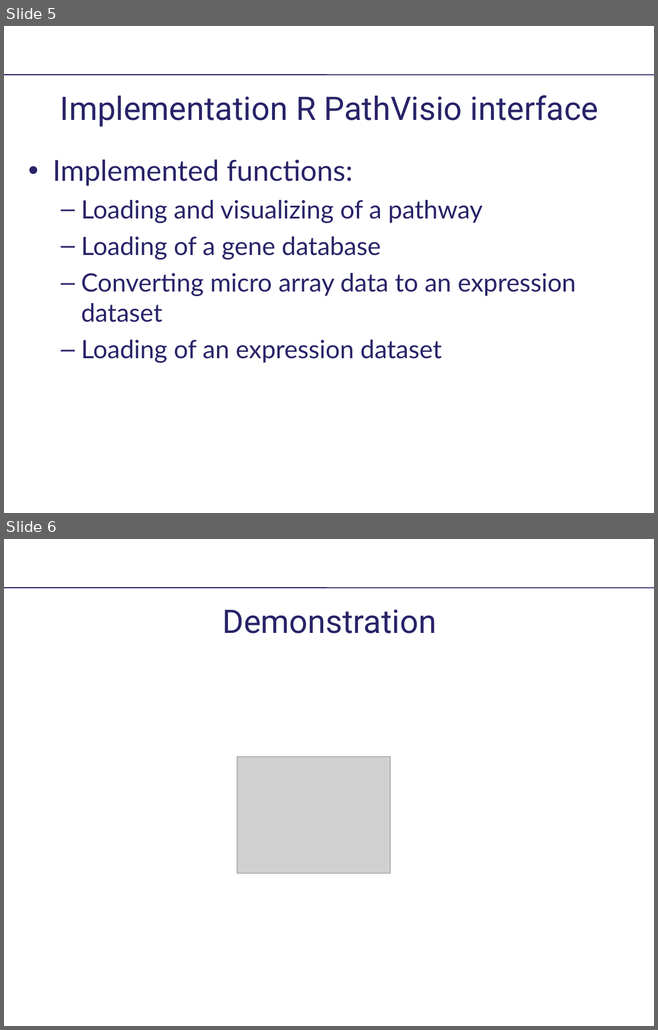
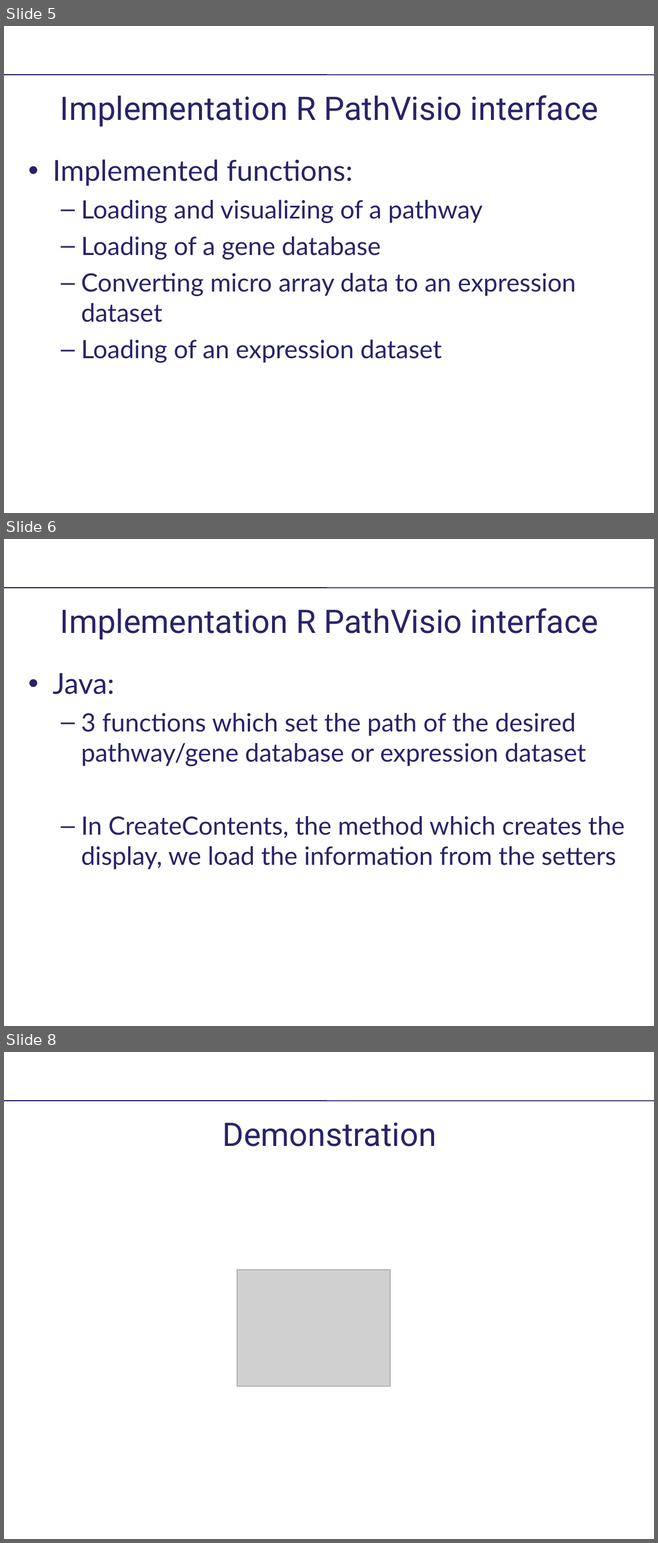
Before and after one commit to kozo2/pathvisio, a slide deck: branches/ifp06b/Presentation/presentatie_project_bigcat.ppt. Shown one above the other, each under a label of ours: slides 5 and 6 before the commit, slides 5, 6 and 8 after it; the slides between them are not shown. The pictures are 658x1030 and 658x1543 pixels, drawn with LibreOffice and Linux fonts; fonts in the diff are those of the drawing; grey boxes stand for pictures; background and template pictures are left out. Boxes give left, top, right and bottom in pixels: in the first picture for what was removed or moved away, otherwise in the second. Text is boxed around its words. In the diff, an @@ line names an element or a change of style, - is before the commit and + after.

```diff
--- a/branches/ifp06b/Presentation/presentatie_project_bigcat.ppt
+++ b/branches/ifp06b/Presentation/presentatie_project_bigcat.ppt
@@ slide 6 added at (x1=4, y1=539, x2=654, y2=1026), background #FFFFFF; not listed: 1 template element that a slide beside it also shows @@
@@ title added at (x1=60, y1=608, x2=598, y2=640), 36 pt, text #282368 @@
+Implementation R PathVisio interface
@@ text added at (x1=53, y1=673, x2=625, y2=870), 28 pt, text #282368 @@
+• Java:
+  – 3 functions which set the path of the desired pathway/gene database or expression dataset
+  – In CreateContents, the method which creates the display, we load the information from the setters
@@ what was slide 6 is now slide 8 @@
```
Also in this commit, not shown: 1 other slide added.
